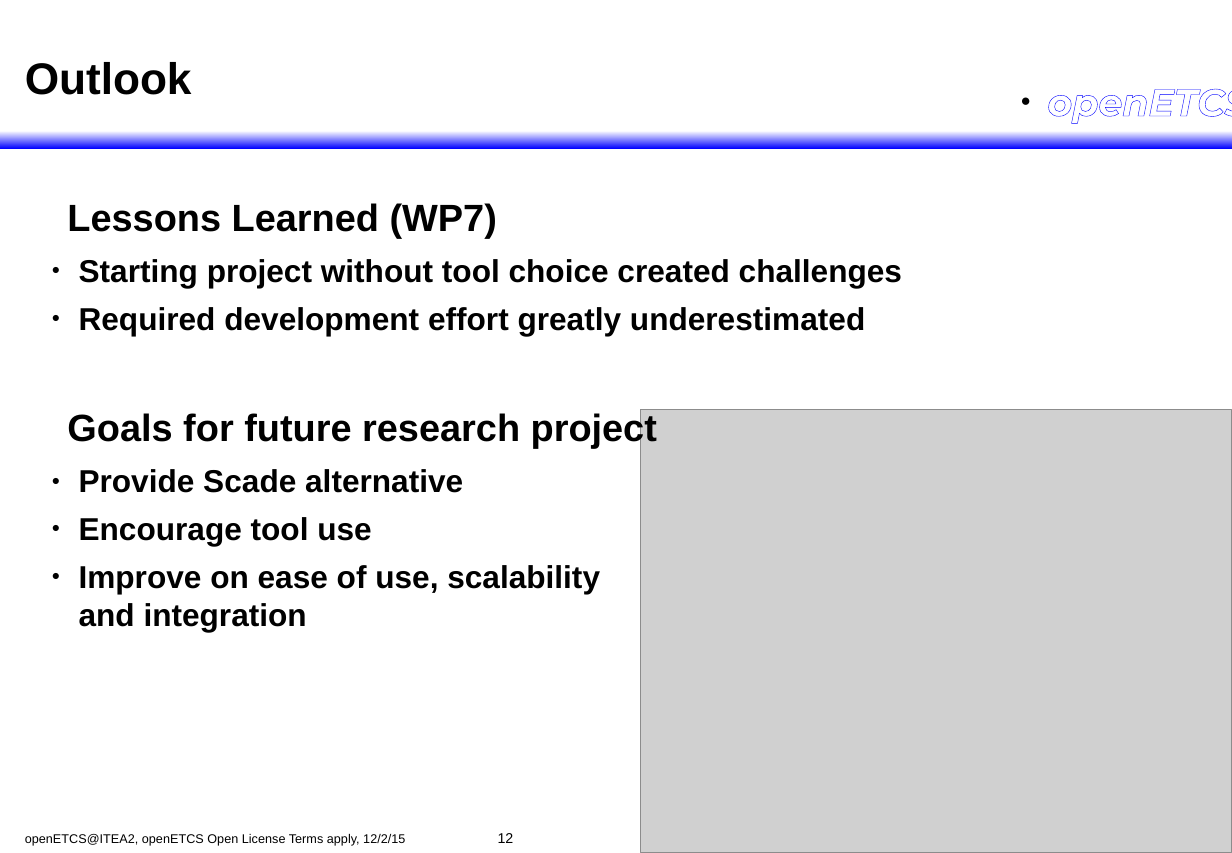
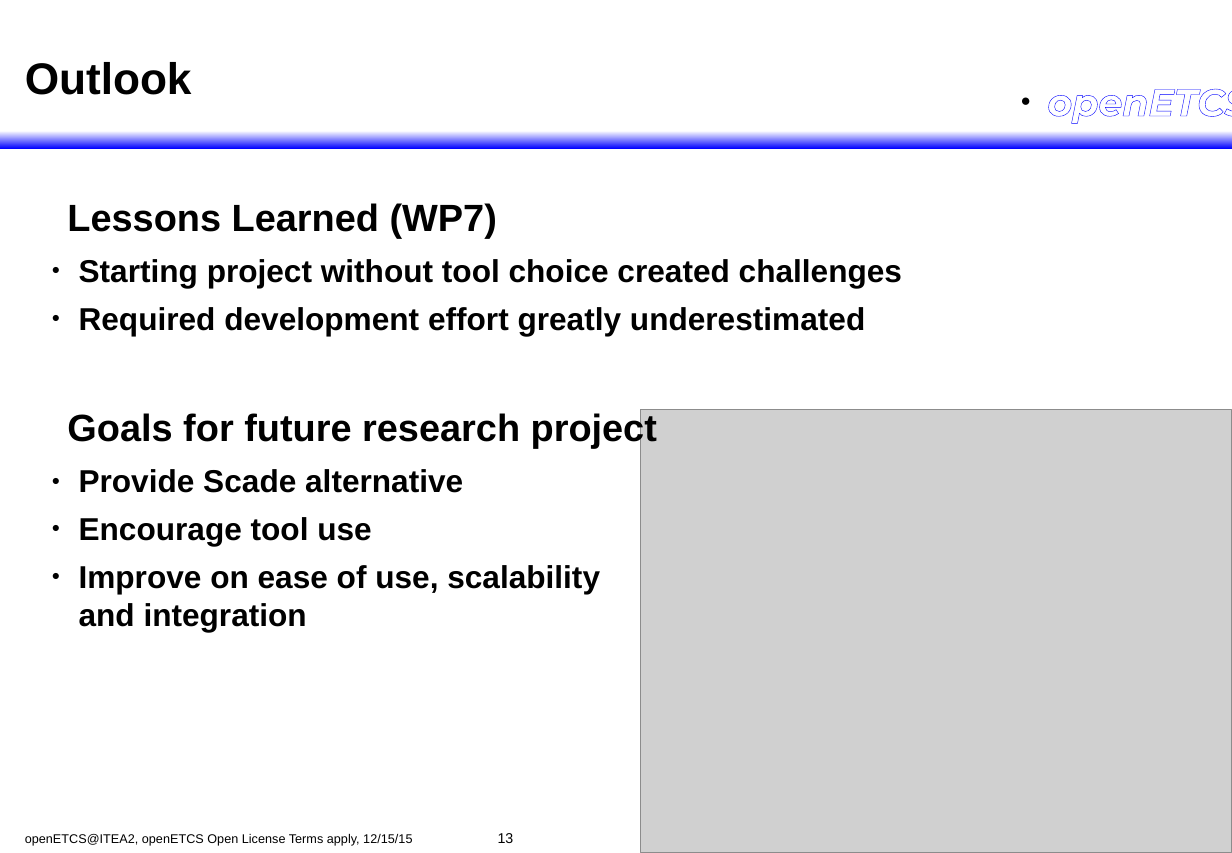
Before and after one commit to openETCS/toolchain, a slide deck: slide 13 of itea_Reviews/2015/openetcs-review-final-wp7.odp (slide 12 before the commit). Drawn at 1232x853 pixels with LibreOffice and Linux fonts; fonts in the diff are those of the drawing; grey boxes stand for pictures; background and template pictures are left out. Boxes give left, top, right and bottom in pixels: in the first picture for what was removed or moved away, otherwise in the second. Text is boxed around its words. In the diff, an @@ line names an element or a change of style, - is before the commit and + after.

Commit message:
Final ITEA Presentation

```diff
--- a/itea_Reviews/2015/openetcs-review-final-wp7.odp
+++ b/itea_Reviews/2015/openetcs-review-final-wp7.odp
@@ text at <box>25,834,412,846</box>: text changed @@
-openETCS@ITEA2, openETCS Open License Terms apply, 12/2/15
+openETCS@ITEA2, openETCS Open License Terms apply, 12/15/15
@@ page number at <box>498,833,514,843</box>: text changed @@
-12
+13
```
Also in this commit, not shown: 7 other slides changed, 1 slide added, 3 other files.
